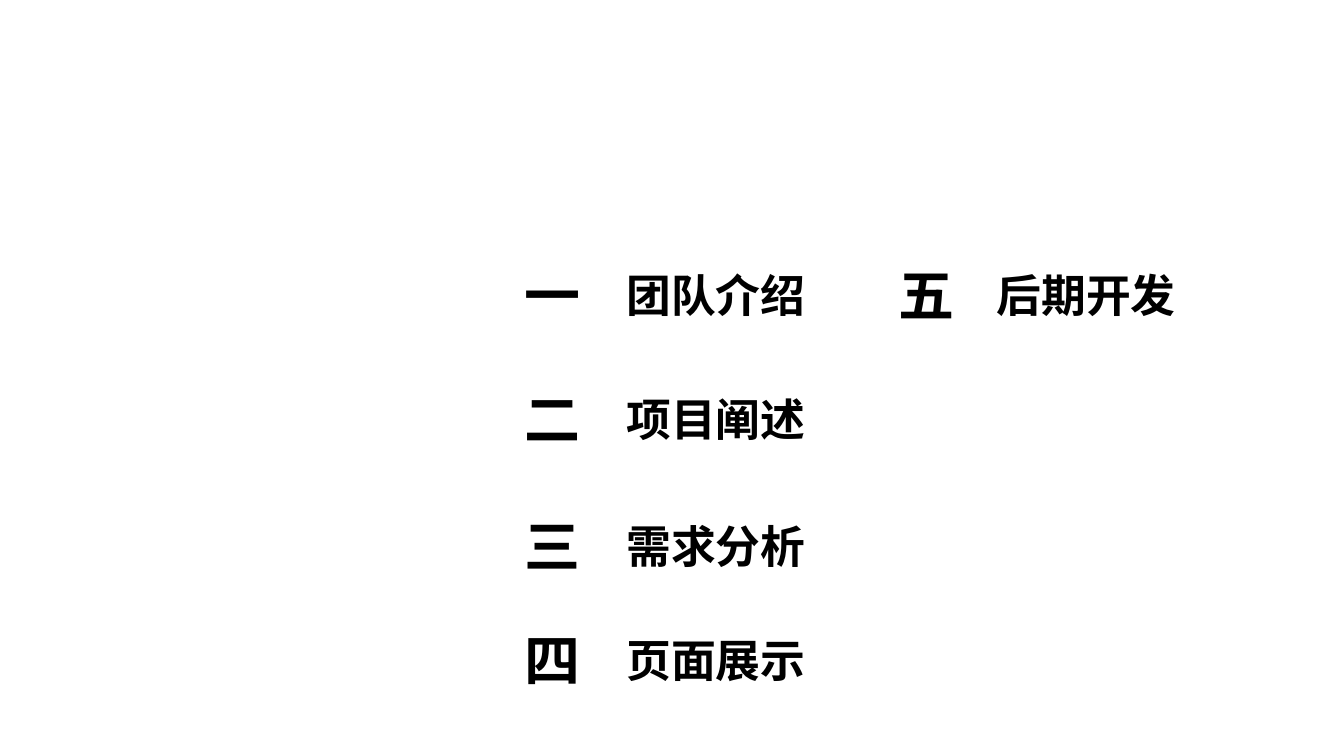
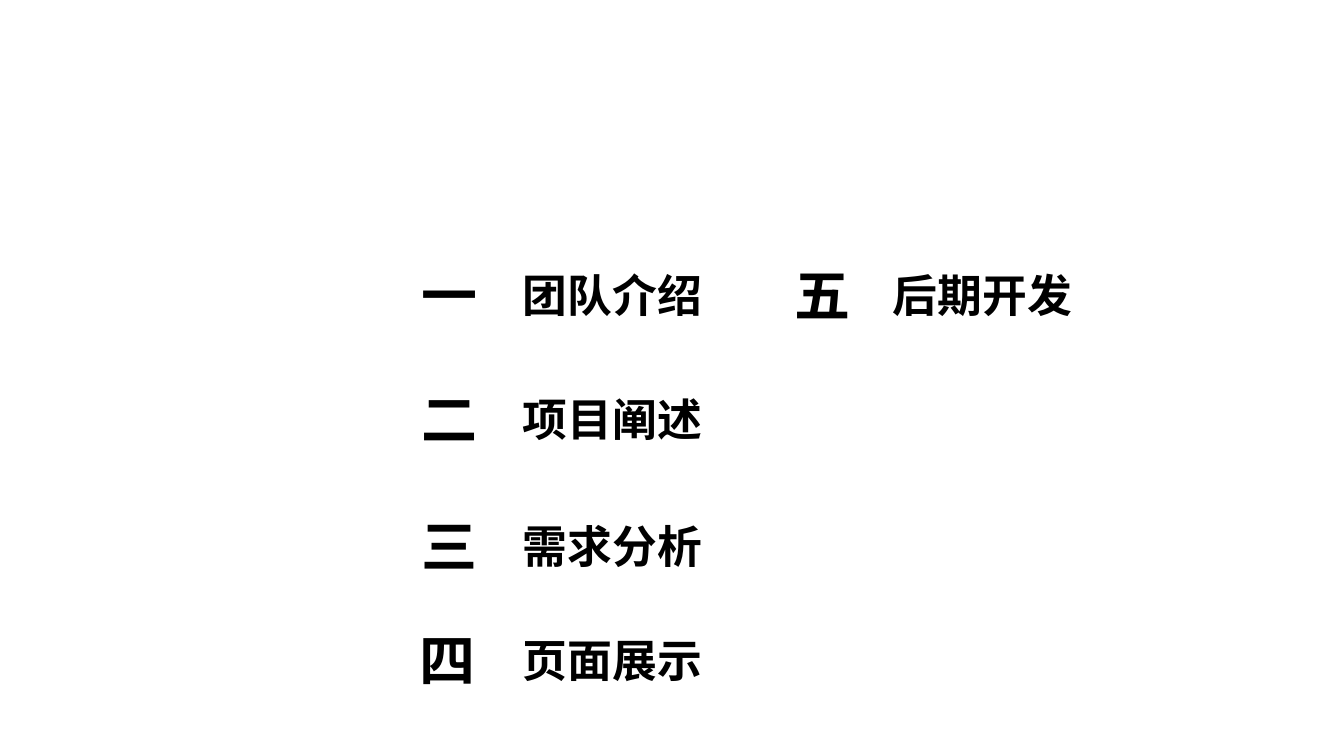
Before and after one commit to LiuSandy/StudentMarkManage, a slide deck: slide 2 of document/需求分析.ppt. Drawn at 1344x756 pixels with LibreOffice and Linux fonts; fonts in the diff are those of the drawing; background and template pictures are left out. Boxes give left, top, right and bottom in pixels: in the first picture for what was removed or moved away, otherwise in the second. Text is boxed around its words. In the diff, an @@ line names an element or a change of style, - is before the commit and + after.

```diff
--- a/document/需求分析.ppt
+++ b/document/需求分析.ppt
@@ 10 texts, 8 freeform shapes: place and size @@
-10 texts, 8 freeform shapes at [408, 239, 1175, 698]
+10 texts, 8 freeform shapes at [303, 239, 1072, 698]
```
Also in this commit, not shown: 3 other slides changed, 2 other files.
